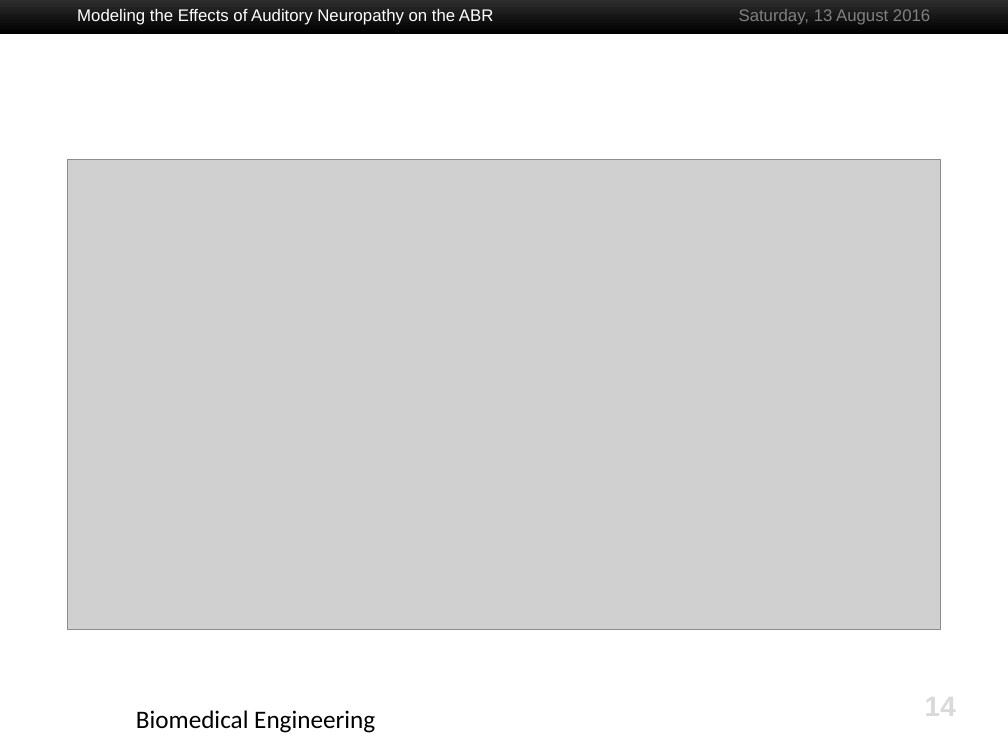
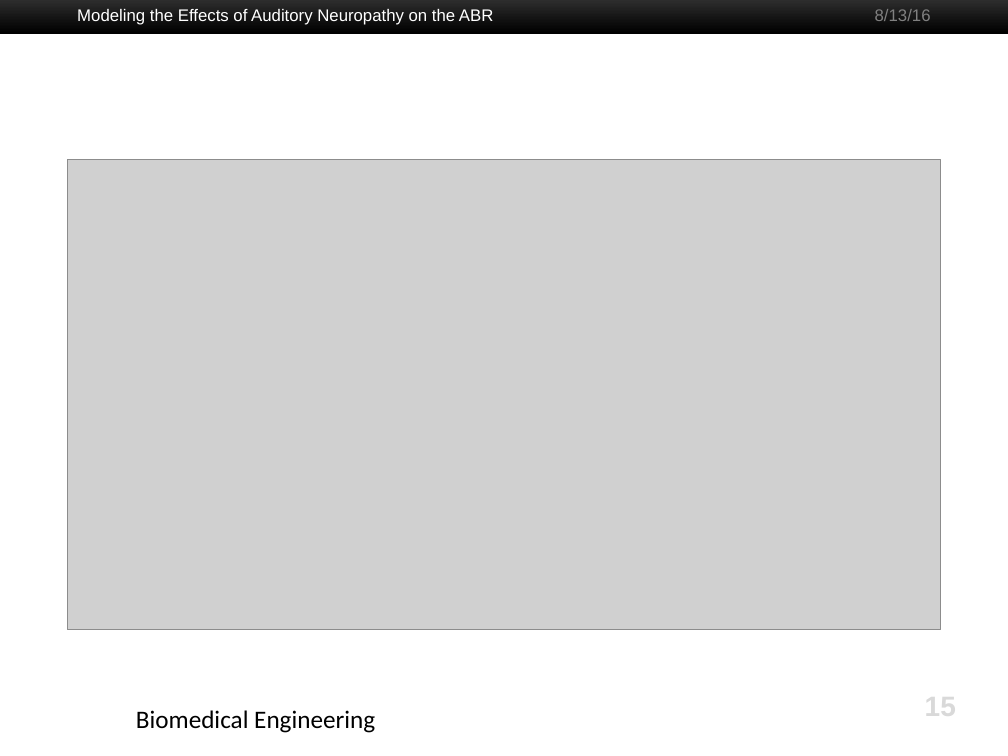
Before and after one commit to gvoysey/thesis, a slide deck: slide 15 of slides/voysey-thesis.pptx (slide 14 before the commit). Drawn at 1008x756 pixels with LibreOffice and Linux fonts; fonts in the diff are those of the drawing; grey boxes stand for pictures; background and template pictures are left out. Boxes give left, top, right and bottom in pixels: in the first picture for what was removed or moved away, otherwise in the second. Text is boxed around its words. In the diff, an @@ line names an element or a change of style, - is before the commit and + after.

```diff
--- a/slides/voysey-thesis.pptx
+++ b/slides/voysey-thesis.pptx
@@ text at <box>875,9,931,21</box>: text changed @@
-Saturday, 13 August 2016
+8/13/16
@@ page number at <box>925,691,956,722</box>: text changed @@
-14
+15
```
Also in this commit, not shown: 12 other slides changed, 1 slide added.
